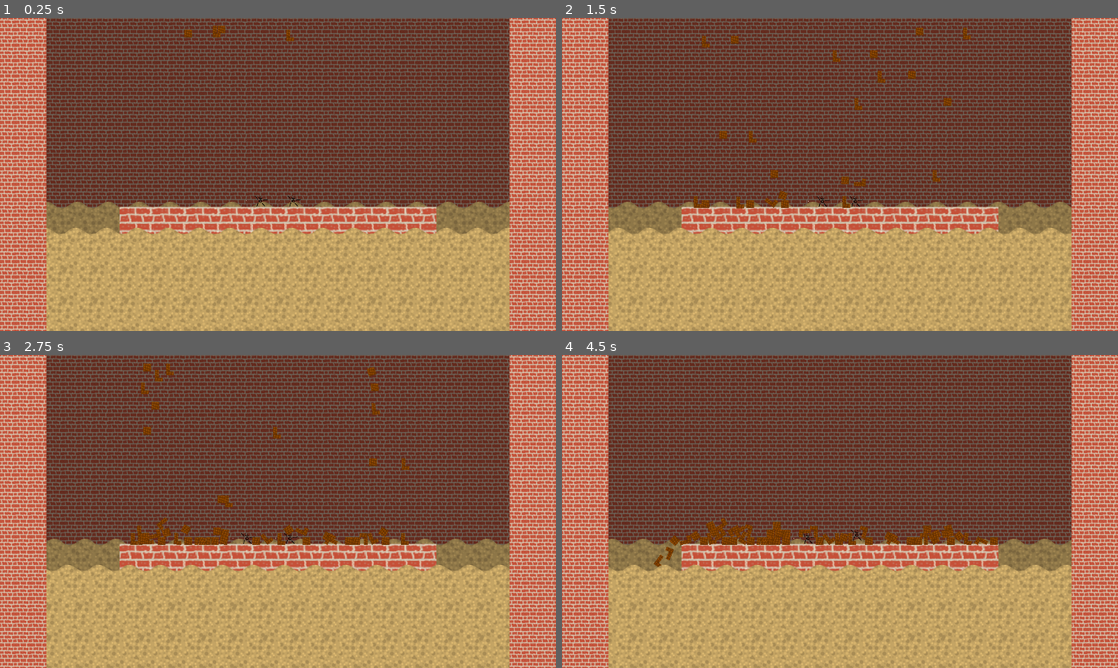
Above: before the commit, frames 1-4 (two rows, left to right).
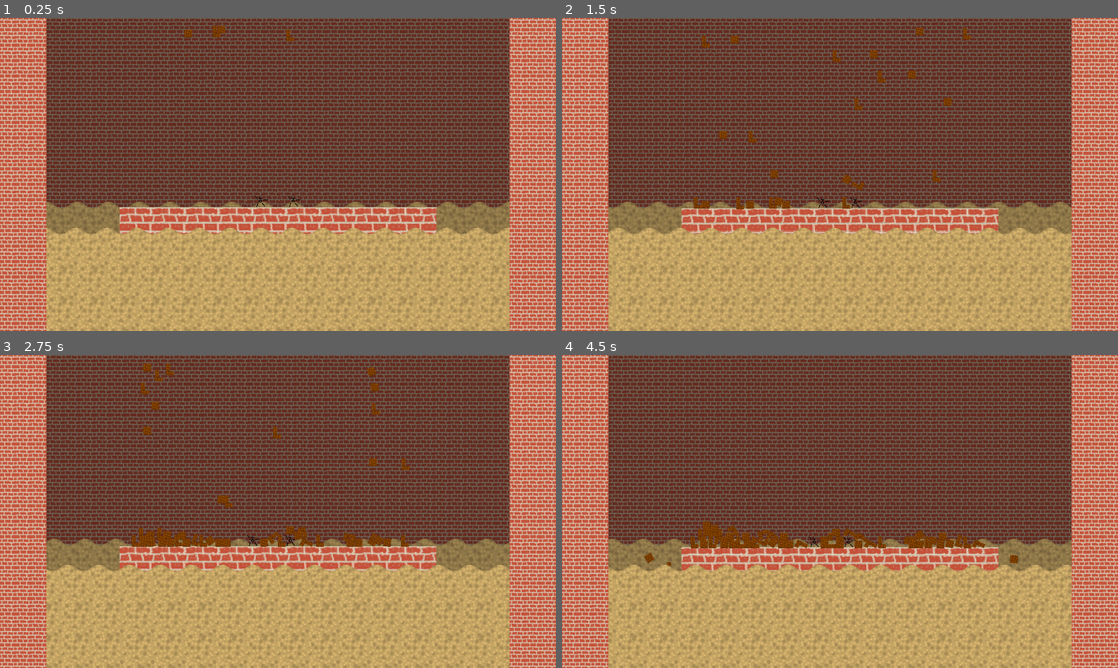
Above: after the commit, the same moments.

Repository: atomazu/quicksand
Game: Godot game, scene res://scenes/stage.tscn
Two runs of this game, one before a commit and one after it. Both use one fixed random seed, a clock stepped at 60 frames per second and the inputs below.
Inputs:
- Up to frame 1 (0.25 s): no input
- Up to frame 2 (1.5 s): no input
- Up to frame 3 (2.75 s): no input
- Up to frame 4 (4.5 s): no input

The runs differ from the first frame. In frame 1, 0.3% of the frame differs, in the area x 21-79%, y 60-69%; in frame 2, 2.1%; in frame 3, 3.6%; in frame 4, 4.7%, in the area x 14-82%, y 52-70%.

Commit message:
platform can move down

Diff:
--- /dev/null
+++ b/scenes/platform.gd
@@ -0,0 +1,6 @@
+extends StaticBody2D
+
+@export var SPEED = 1.5
+
+func _physics_process(delta: float) -> void:
+	position.y += delta * SPEED
--- a/scenes/platform.tscn
+++ b/scenes/platform.tscn
@@ -1,11 +1,13 @@
 [gd_scene format=3 uid="uid://cfc7gsvvndlj2"]
 
 [ext_resource type="Texture2D" uid="uid://dfo34alxgy13h" path="res://assets/platform.png" id="1_ba0x2"]
+[ext_resource type="Script" uid="uid://brcjo2s1gve7q" path="res://scenes/platform.gd" id="1_nlgqw"]
 
 [sub_resource type="RectangleShape2D" id="RectangleShape2D_ba0x2"]
 size = Vector2(656, 62)
 
 [node name="Platform" type="StaticBody2D" unique_id=210535174]
+script = ExtResource("1_nlgqw")
 
 [node name="CollisionShape2D" type="CollisionShape2D" parent="." unique_id=31196712]
 shape = SubResource("RectangleShape2D_ba0x2")
Not shown, added: scenes/platform.gd.uid
